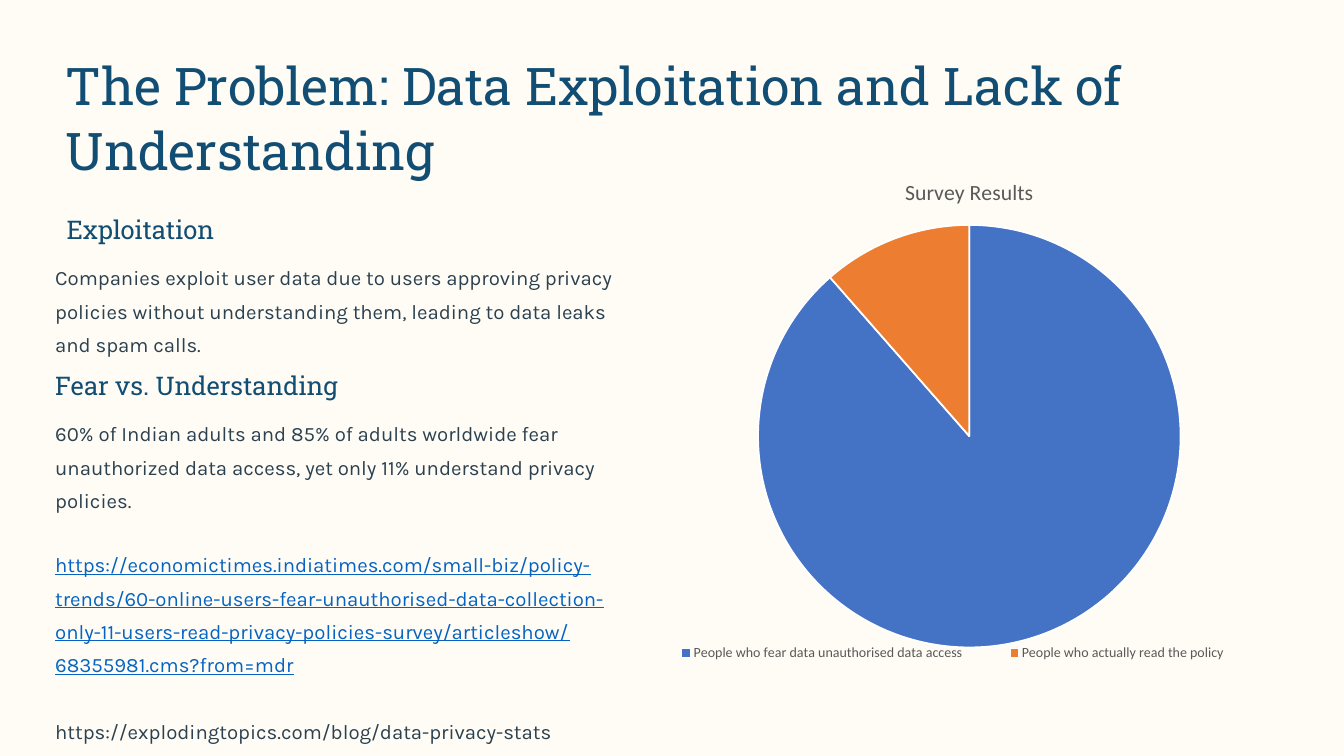
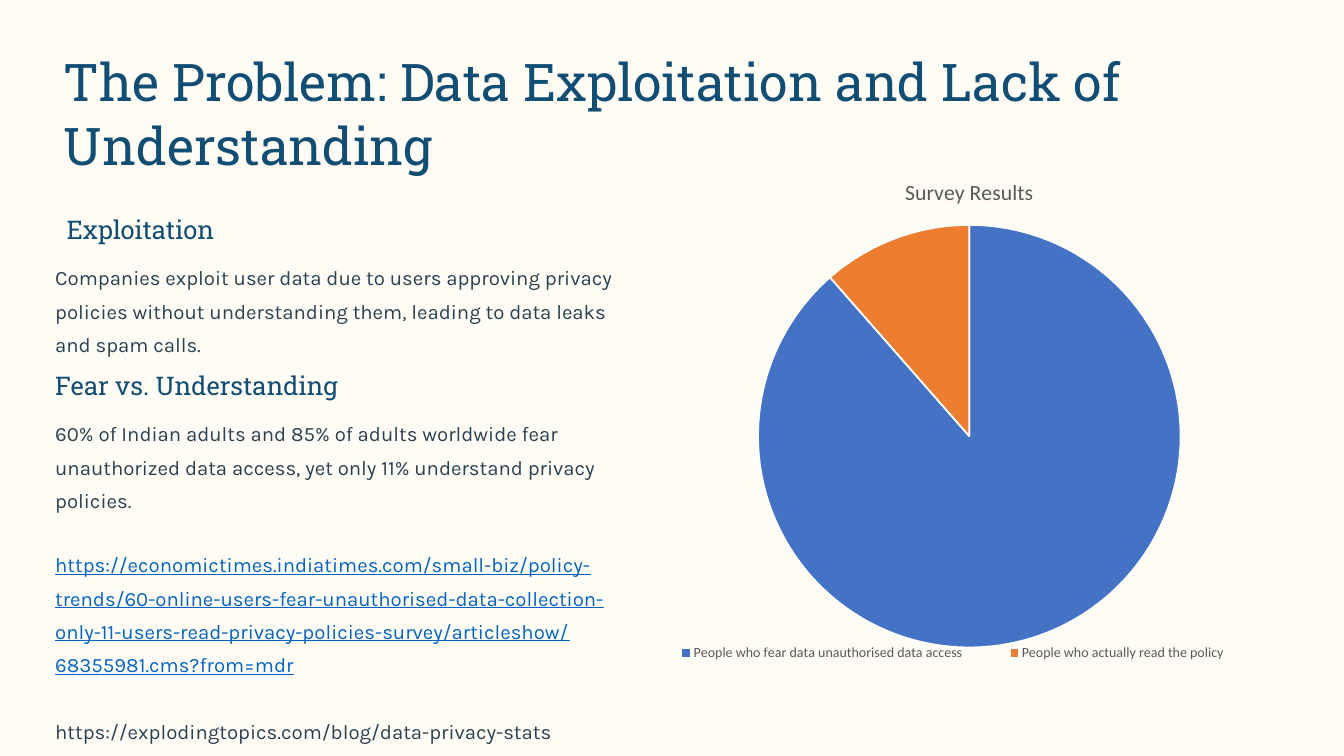
Before and after one commit to ShivanshCoding36/Privofy, a slide deck: slide 2 of Privofy.pptx. Drawn at 1344x756 pixels with LibreOffice and Linux fonts; fonts in the diff are those of the drawing; background and template pictures are left out. Boxes give left, top, right and bottom in pixels: in the first picture for what was removed or moved away, otherwise in the second. Text is boxed around its words. In the diff, an @@ line names an element or a change of style, - is before the commit and + after.

```diff
--- a/Privofy.pptx
+++ b/Privofy.pptx
@@ text "The Problem: Data Exploitation and ...": place and size @@
-text "The Problem: Data Exploitation and ..." at [66, 65, 1123, 181]
+text "The Problem: Data Exploitation and ..." at [64, 61, 1121, 176]
```
Also in this commit, not shown: 3 other slides changed, 1 slide added, 2 slides removed.
